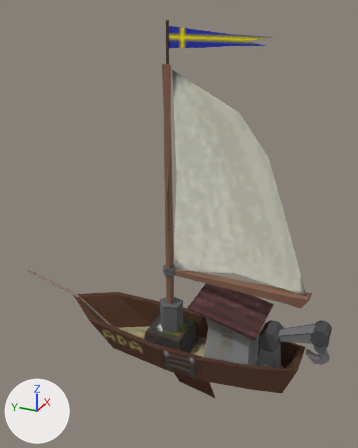
Renders of the OBJ model models/sailboat/sailboat.obj from each side of a commit.
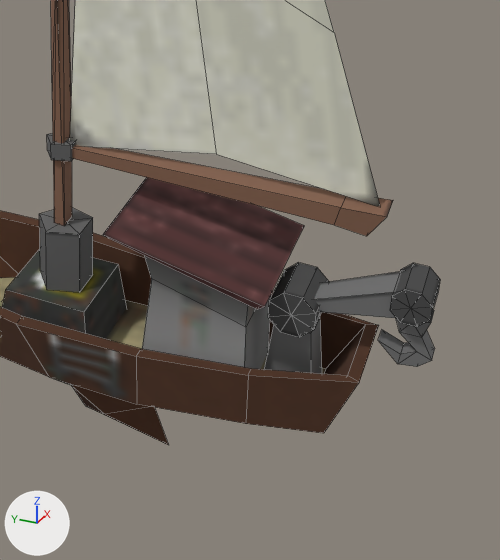
Old and new are each drawn whole from a camera (50 mm lens) standing at (-6.37, -2.79, 5.65) and looking at (0.17, 0.16, 2.38) and again close up on the part from 40% to 100% of the width and 46% to 100% of the height. The lights are fixed; the arrows at lower left show +X, +Y and +Z. The close-ups show mesh edges as thin lines. Where no turn or scale is listed for an object, it has been applied to the vertices.

In view in the first close-up: 'Hull', 'Hytt', 'Masbas', 'Mast', 'Mastbas', 'Tak', 'cuboid', 'cuboid.001', 'cuboid.002', 'cylinder', 'cylinder.001', 'sail'.
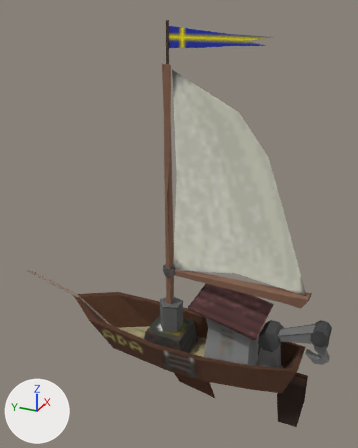
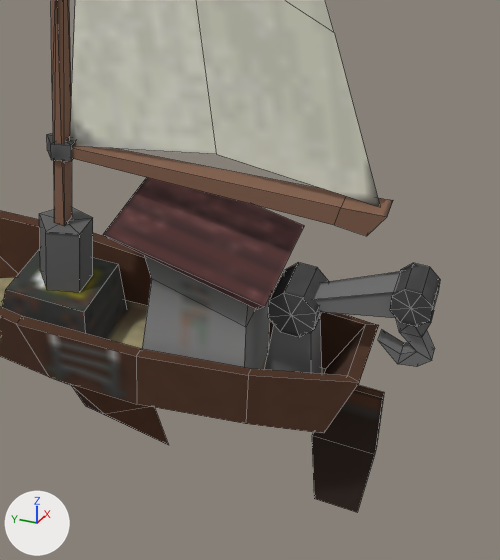
Pixel boxes (x1, y1, x2, y2) of what changed, in the close-ups (500 x 560 px):
'rudder', added: after (312, 385, 384, 513)

The change in detail:
Picture 'rudder.png' (img_rudder_png) is new.
Material 'm_58e8b18b-639b-0bfc-4491-d95b3530f569' (mat_m_58e8b18b_639b_0bfc_4491_d95b3530f569) is new.
Its texture is img_rudder_png.
Its roughness is 1.0.
Mesh me_rudder is new.
It has 12 vertices, 10 faces and spans x -0.031..0.031, y -2.125..-1.688, z -0.812..0.25.
It uses material mat_m_58e8b18b_639b_0bfc_4491_d95b3530f569 (picture img_rudder_png).
Object 'rudder' (ob_rudder) is new; it shows me_rudder.
Its location is (0.0, 0.0, 0.0).
